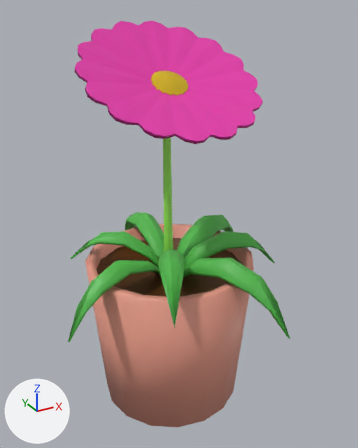
The Blender file Assets/Models/Props/flower2.blend: old version first, new version second.
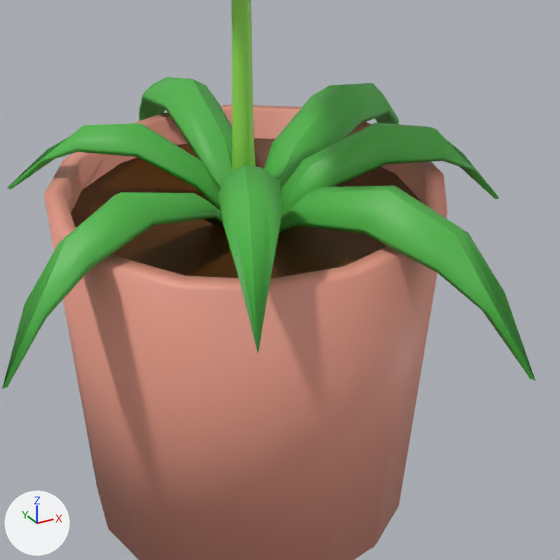
There are two pictures of each version: one whole from a 50 mm camera at (-0.256, -0.489, 0.479) aimed at (0.012, -0.001, 0.235), one close up on the part from 19% to 84% of the width and 40% to 92% of the height. The axes (+X, +Y, +Z) are drawn at lower left. The lights are the same throughout.

In view in the first close-up: 'Leaves', 'Pot', 'Stem'.
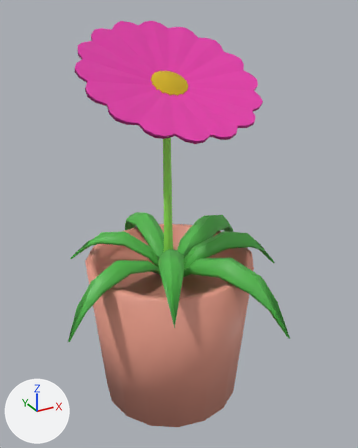
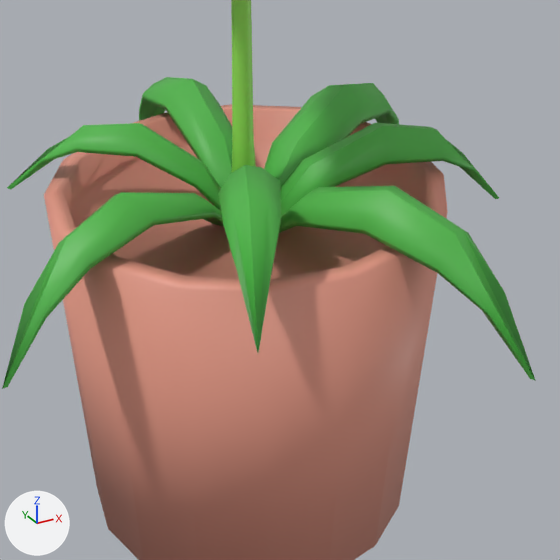
Changed parts and their boxes [x1, y1, x2, y2] in the close-ups (560 x 560 px):
```json
{"part": 1, "of": "me_cylinder_002", "change": "recoloured", "before": [71, 138, 422, 279], "after": [71, 138, 422, 279]}
```

The change, as JSON lines over the scene's bpy script:
```json
{"block": "me_cylinder_002", "where": "me_cylinder_002.from_pydata(...)  # 64 vertices, 50 faces; spans x -10.5..10.5, y 0.0..19.3, z -10.5..10.5"}
{"block": "me_cylinder_002", "where": "# used by ob_pot; location = (0.0, 0.0, 0.0); rotation_euler = (1.571, 0.0, 0.0), in degrees (90, 0, 0); scale = (0.01, 0.01, 0.01)"}
{"block": "me_cylinder_002", "change": "me_cylinder_002 part 1: all 1 face that had it switch from mat_dirt (brown #693c10) to mat_pot (beige #e79b87)"}
```
